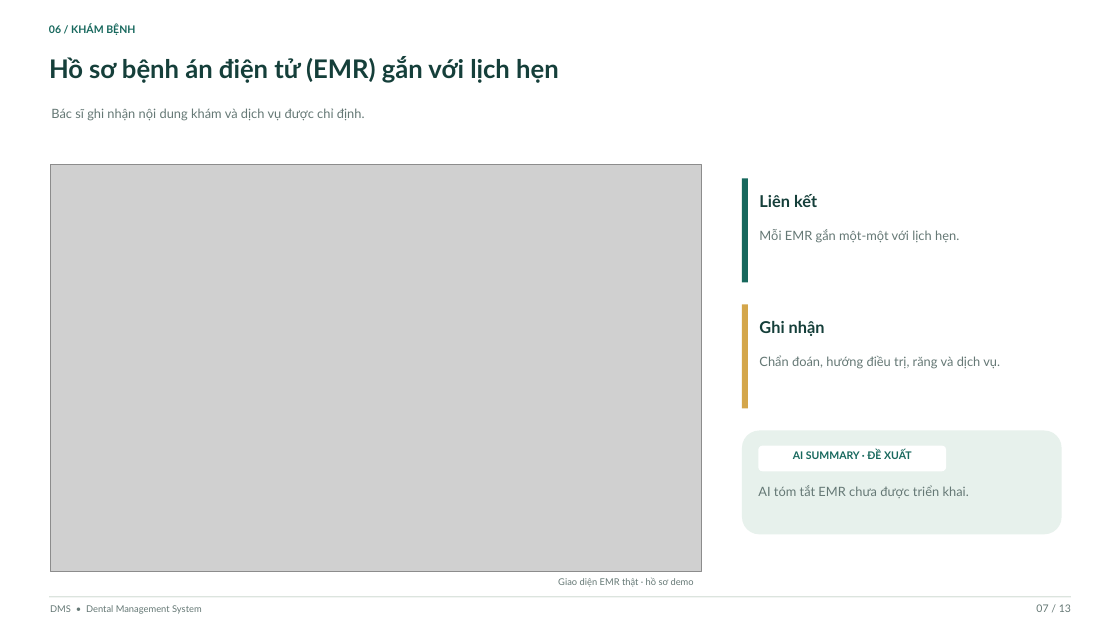
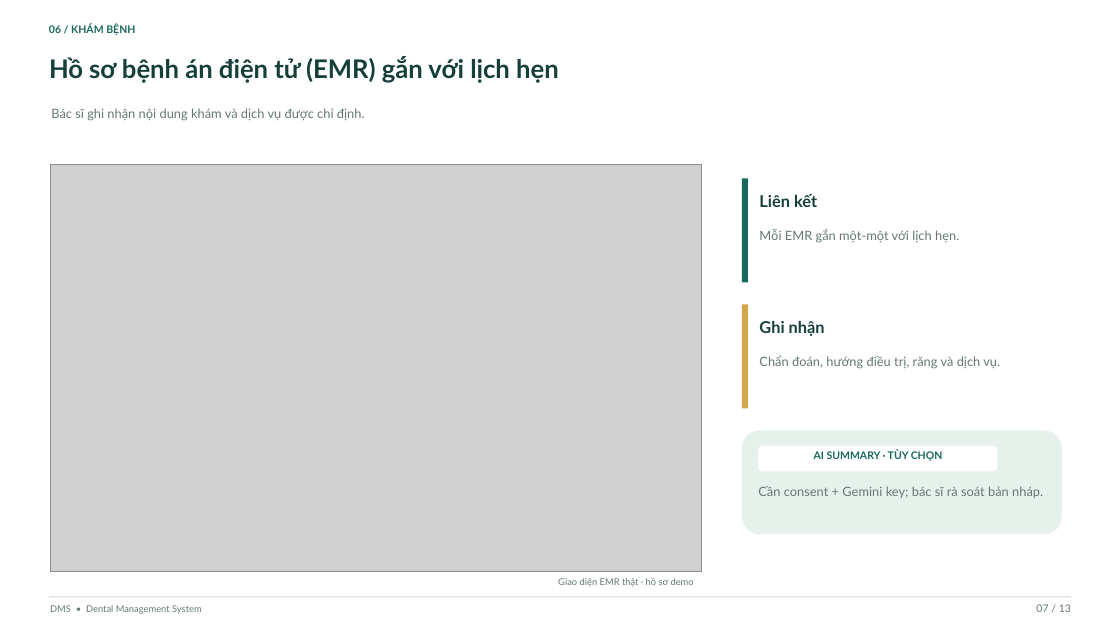
Before and after one commit to tuuyengb06/dental-clinic-system, a slide deck: slide 7 of docs/project-presentation.pptx. Drawn at 1120x630 pixels with LibreOffice and Linux fonts; fonts in the diff are those of the drawing; grey boxes stand for pictures. Boxes give left, top, right and bottom in pixels: in the first picture for what was removed or moved away, otherwise in the second. Text is boxed around its words. In the diff, an @@ line names an element or a change of style, - is before the commit and + after.

```diff
--- a/docs/project-presentation.pptx
+++ b/docs/project-presentation.pptx
@@ rounded rectangle: place and size @@
-rounded rectangle at (759, 446, 947, 472)
+rounded rectangle at (759, 446, 998, 472)
@@ text at (814, 450, 943, 461): text changed @@
-AI SUMMARY · ĐỀ XUẤT
+AI SUMMARY · TÙY CHỌN
@@ text at (758, 486, 1043, 498): text changed @@
-AI tóm tắt EMR chưa được triển khai.
+Cần consent + Gemini key; bác sĩ rà soát bản nháp.
```
Also in this commit, not shown: 7 other slides changed, 21 other files.
